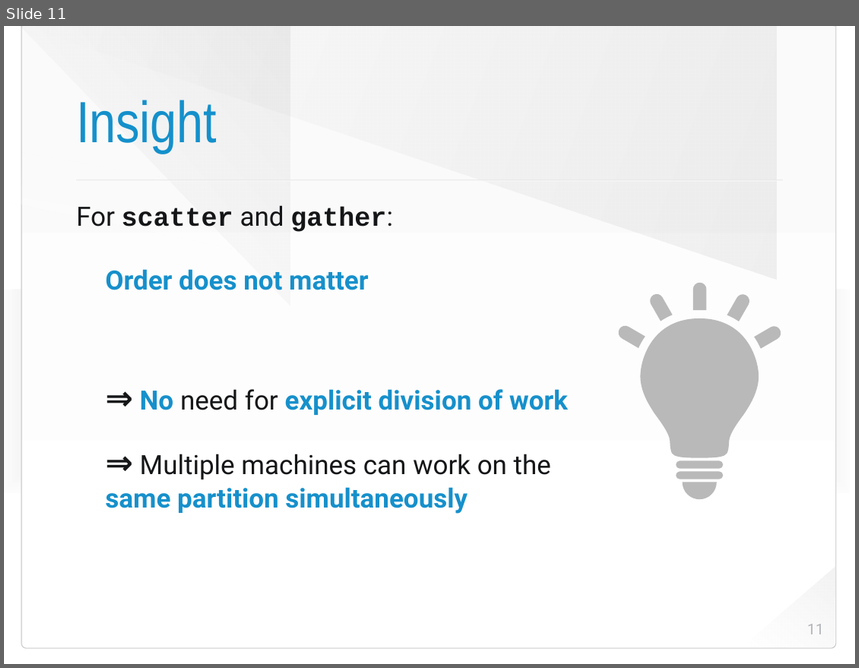
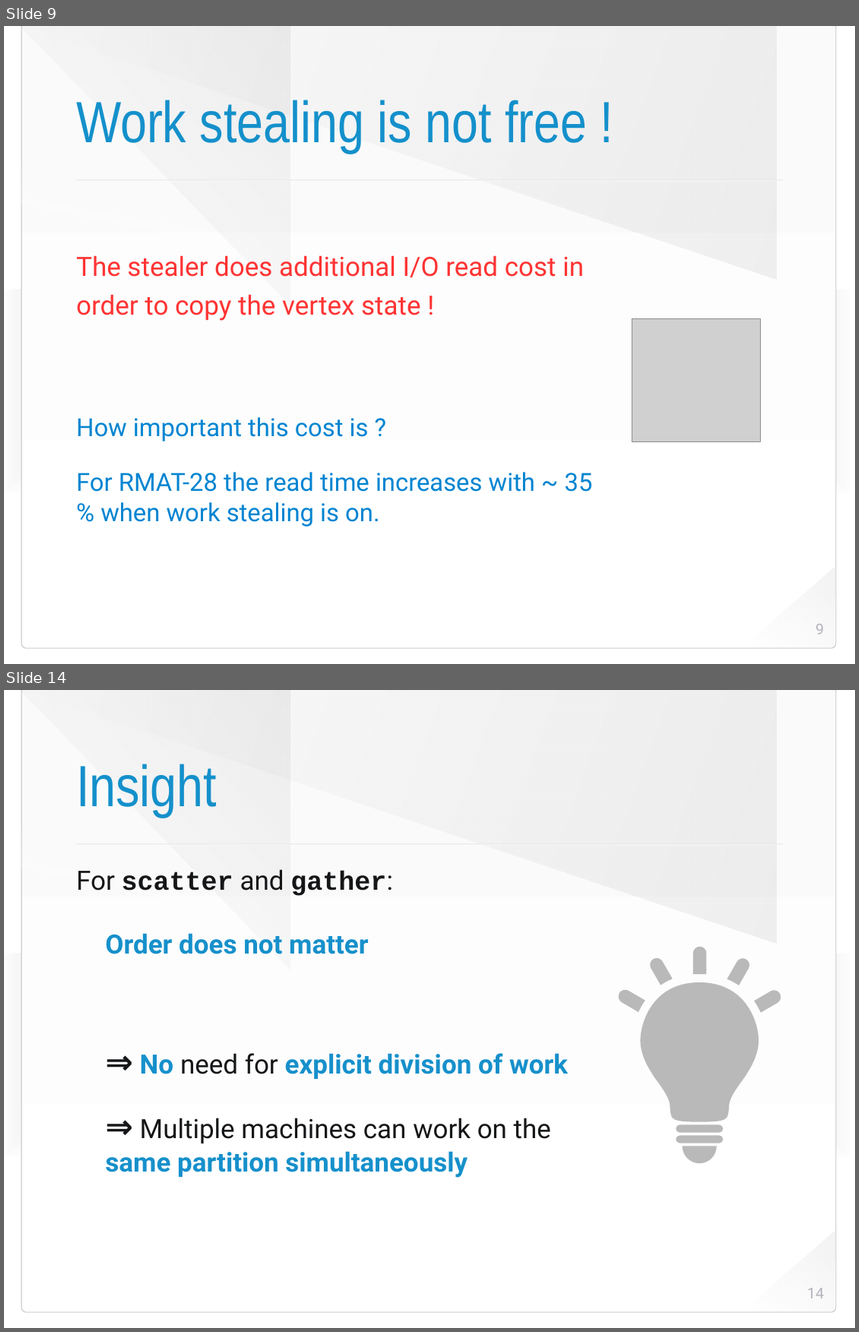
Before and after one commit to HaprianVlad/chaos, a slide deck: presentation.odp. Shown one above the other, each under a label of ours: slide 11 before the commit, slides 9 and 14 after it; the slides between them are not shown. The pictures are 859x668 and 859x1332 pixels, drawn with LibreOffice and Linux fonts; fonts in the diff are those of the drawing; grey boxes stand for pictures; background and template pictures are left out. Boxes give left, top, right and bottom in pixels: in the first picture for what was removed or moved away, otherwise in the second. Text is boxed around its words. In the diff, an @@ line names an element or a change of style, - is before the commit and + after.

```diff
--- a/presentation.odp
+++ b/presentation.odp
@@ slide 9 added at (4, 26, 855, 664), background picture (left out); not listed: 8 template elements that a slide beside it also shows @@
@@ title added at (76, 100, 587, 154), 70 pt, text #1490CB @@
+Work stealing is not free !
@@ text added at (76, 256, 593, 527), 30 pt, text #0084D1 @@
+The stealer does additional I/O read cost in order to copy the vertex state !
+How important this cost is ?
+For RMAT-28 the read time increases with ~ 35 % when work stealing is on.
@@ picture added at (633, 319, 761, 442) @@
@@ page number added at (816, 624, 824, 635), 18 pt, text #B3B3BB @@
+9
@@ what was slide 11 is now slide 14 @@
@@ page number at (807, 1288, 824, 1299): text changed @@
-11
+14
```
Also in this commit, not shown: 8 slides changed, 3 other slides added, 1 slide removed, 2 other files.
